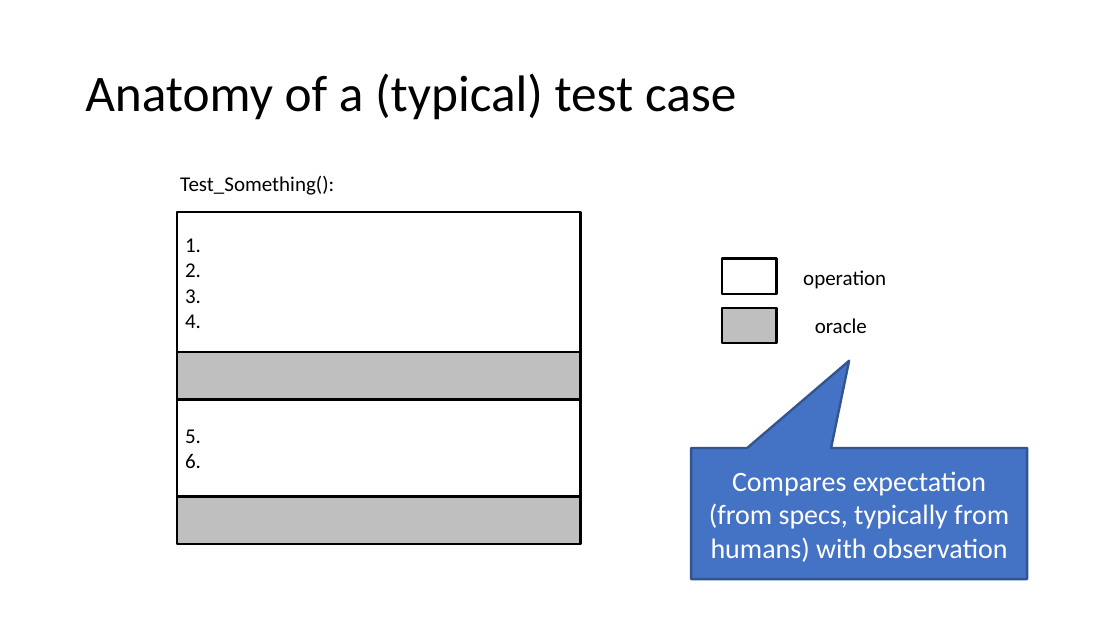
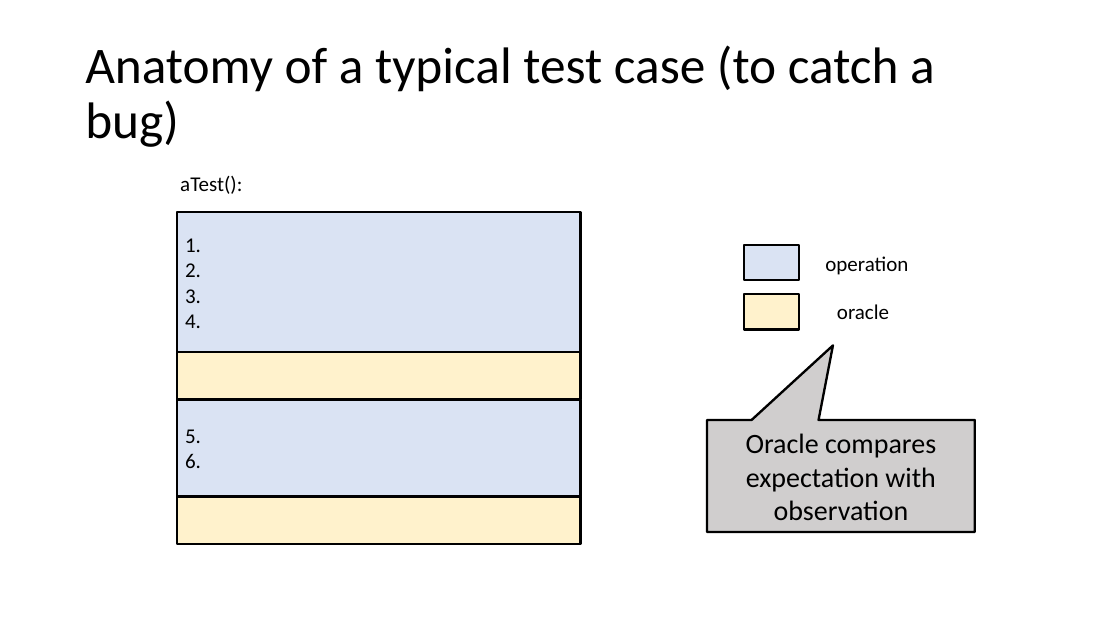
Before and after one commit to damorim/testing-cin-minicourse, a slide deck: slide 15 of testing-minicourse.pptx (slide 7 before the commit). Drawn at 1120x630 pixels with LibreOffice and Linux fonts; fonts in the diff are those of the drawing. Boxes give left, top, right and bottom in pixels: in the first picture for what was removed or moved away, otherwise in the second. Text is boxed around its words. In the diff, an @@ line names an element or a change of style, - is before the commit and + after.

```diff
--- a/testing-minicourse.pptx
+++ b/testing-minicourse.pptx
@@ text at (85,45,935,147): text changed @@
-Anatomy of a (typical) test case
+Anatomy of a typical test case (to catch a bug)
@@ text at (180,176,242,194): text changed @@
-Test_Something():
+aTest():
@@ fill none to #DAE3F3 in 3 elements at (177,213,581,353), (177,399,581,497), (744,245,799,281) @@
@@ text "operation": place and size @@
-text "operation" at (803,270,886,289)
+text "operation" at (825,256,908,275)
@@ fill #BFBFBF to #FFF2CC in 3 elements at (177,352,581,399), (177,497,581,544), (744,294,799,329) @@
@@ 2 rectangles, 1 text: place and size @@
-2 rectangles, 1 text at (723,259,867,344)
+2 rectangles, 1 text at (744,245,889,329)
@@ speech box "Oracle compares expectation with observation": place and size @@
-speech box "Oracle compares expectation with observation" at (691,448,1028,579)
+speech box "Oracle compares expectation with observation" at (707,420,975,532)
@@ speech box "Oracle compares expectation with observation" at (707,420,975,532): fill #4472C4 to #D0CECE; outline #325491 2 pt to #000000 2 pt @@
@@ text in speech box at (746,433,936,520): text changed; text colour #FFFFFF to #000000 @@
-Compares expectation (from specs, typically from humans) with observation
+Oracle compares expectation with observation
```
Also in this commit, not shown: 20 other slides changed, 45 slides added, 18 slides removed.
